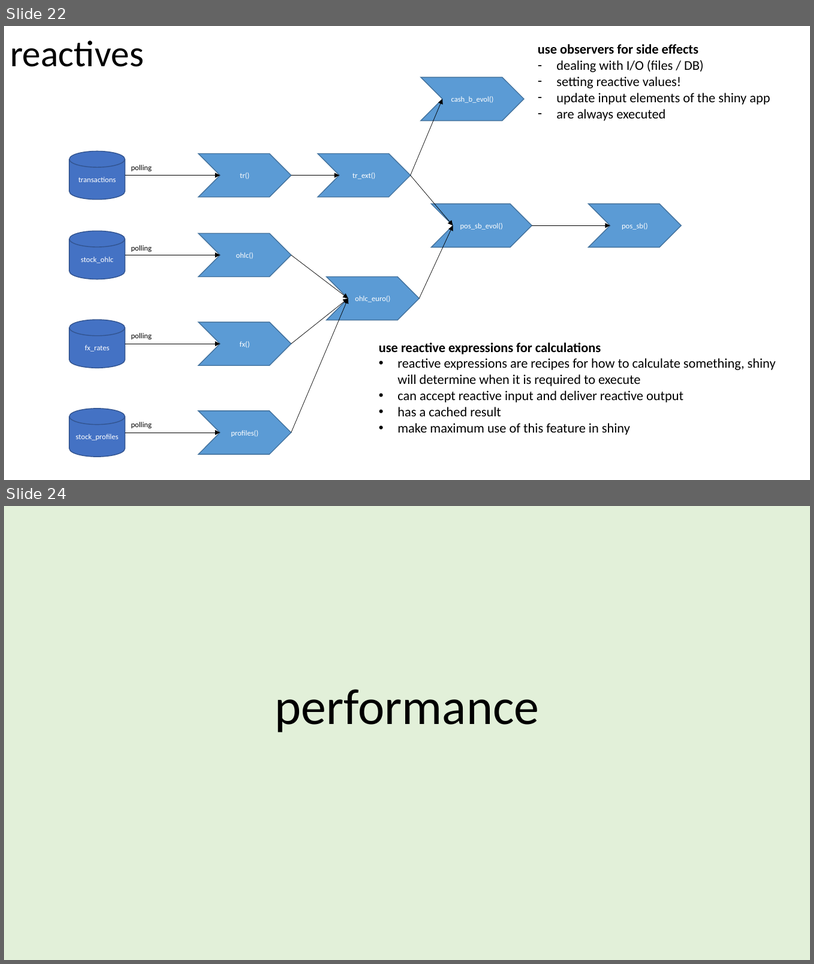
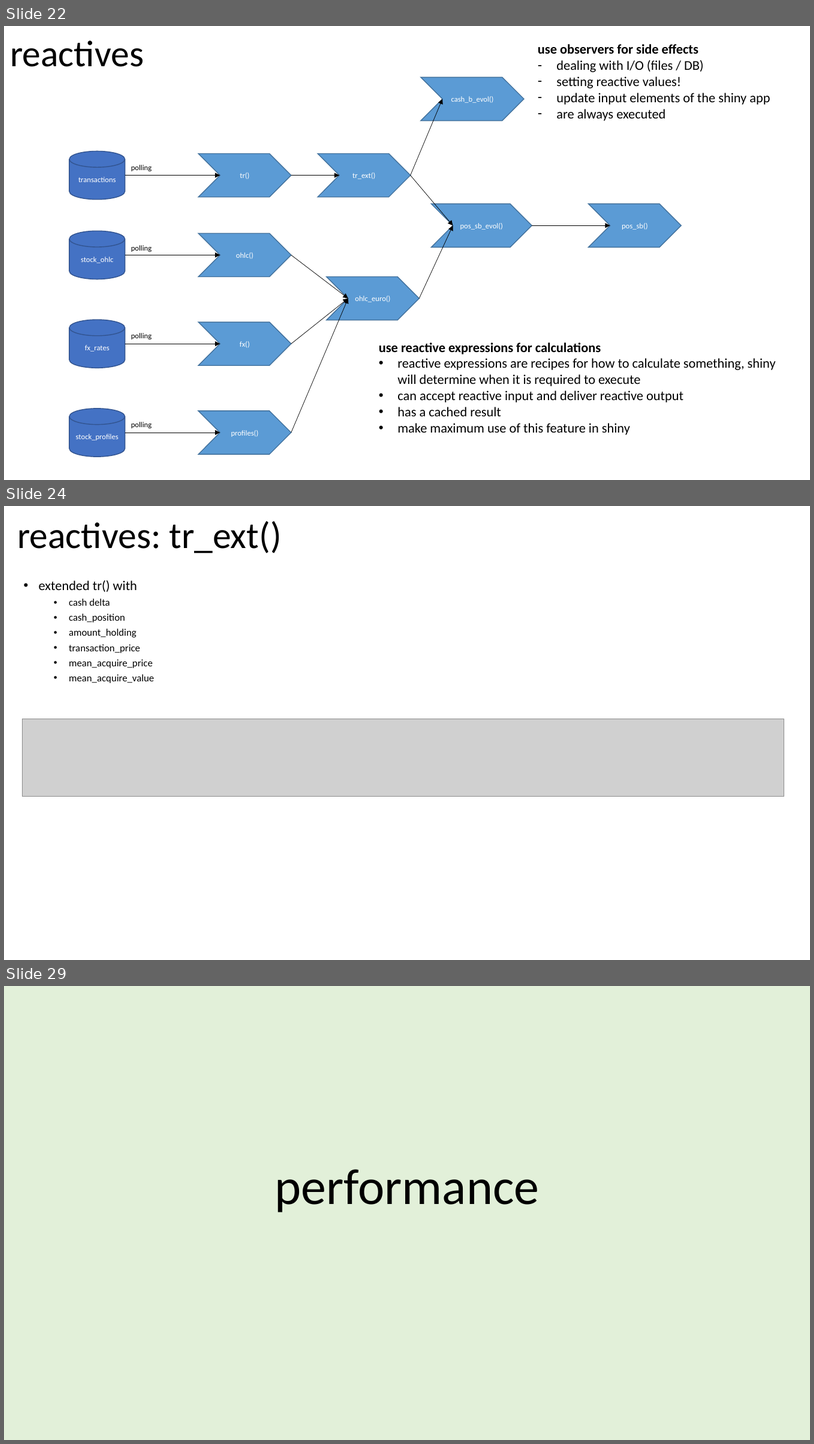
Before and after one commit to jorritvm/stocks_dashboard, a slide deck: doc/stock_dashboard_documentation.pptx. Shown one above the other, each under a label of ours: slides 22 and 24 before the commit, slides 22, 24 and 29 after it; the slides between them are not shown. The pictures are 814x964 and 814x1444 pixels, drawn with LibreOffice and Linux fonts; fonts in the diff are those of the drawing; grey boxes stand for pictures. Boxes give left, top, right and bottom in pixels: in the first picture for what was removed or moved away, otherwise in the second. Text is boxed around its words. In the diff, an @@ line names an element or a change of style, - is before the commit and + after.

```diff
--- a/doc/stock_dashboard_documentation.pptx
+++ b/doc/stock_dashboard_documentation.pptx
@@ slide 24 added at [4, 506, 810, 960], background #FFFFFF @@
@@ title added at [17, 521, 282, 553], 44 pt, text #000000 @@
+reactives: tr_ext()
@@ text added at [39, 580, 154, 683], 12 pt, text #000000 @@
+• extended tr() with
+  • cash delta
+  • cash_position
+  • amount_holding
+  • transaction_price
+  • mean_acquire_price
+  • mean_acquire_value
@@ picture added at [22, 719, 785, 797] @@
@@ what was slide 24 is now slide 29 @@
```
Also in this commit, not shown: 3 slides changed, 4 other slides added.
